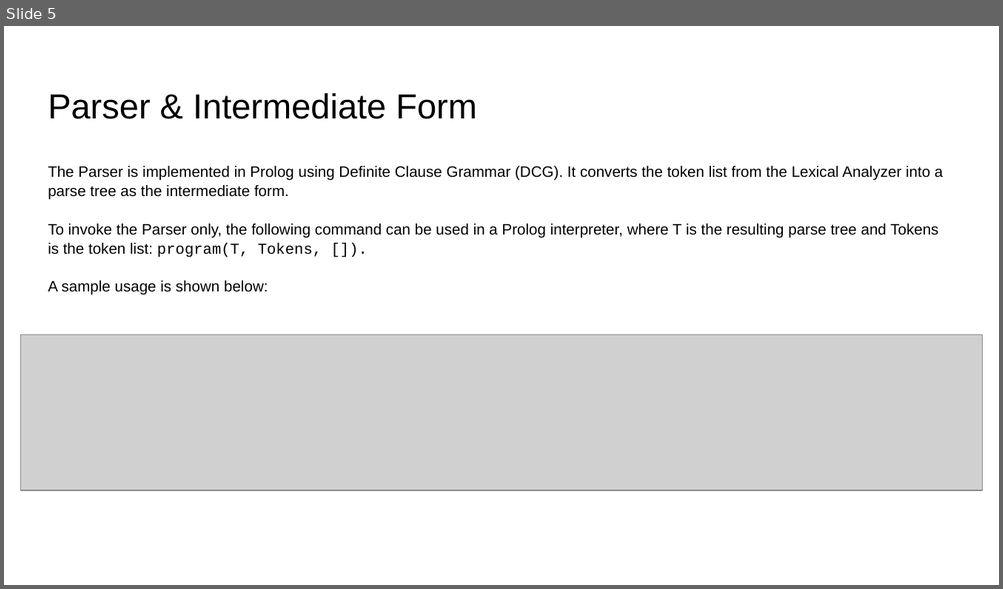
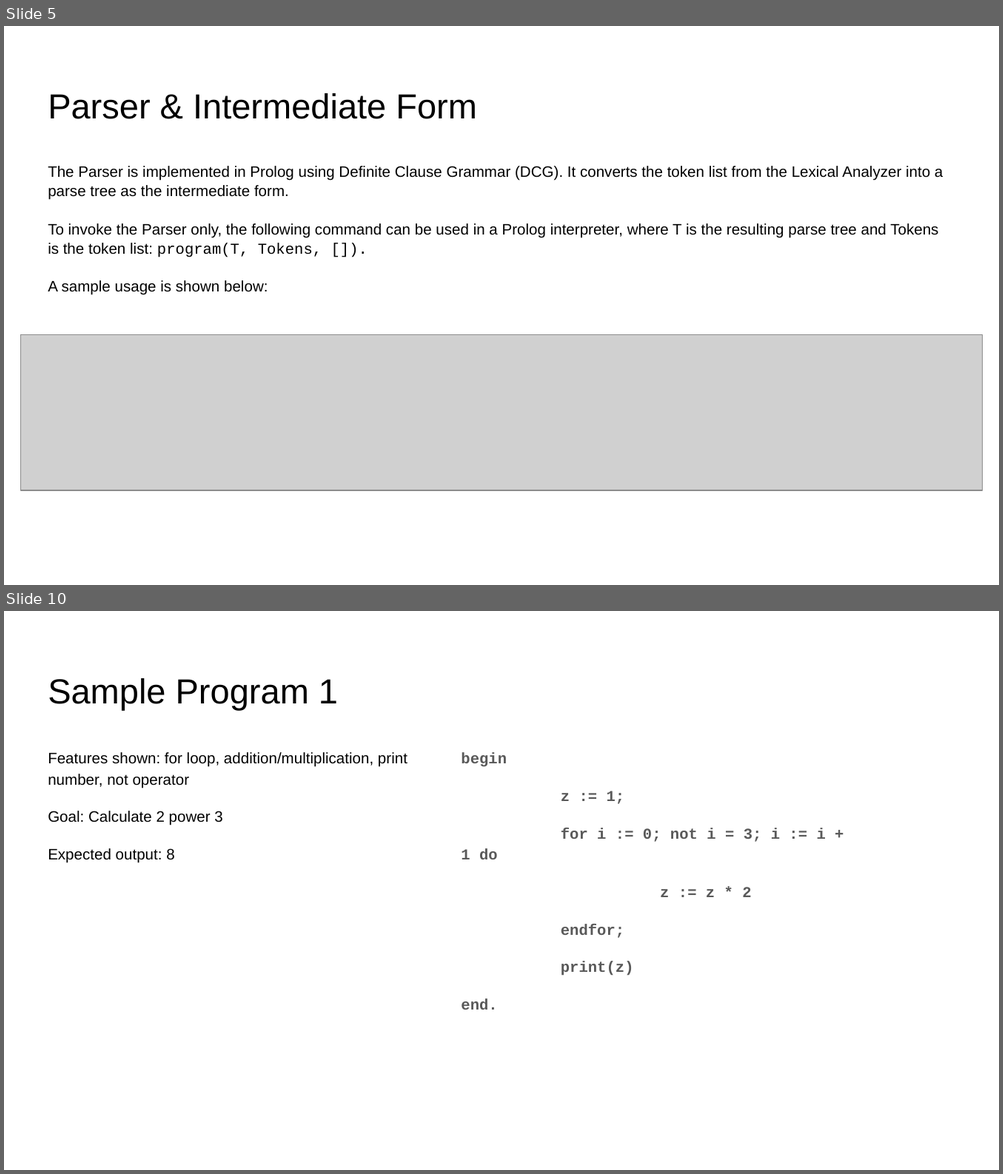
Before and after one commit to angelaczh/SER502-ScriptShark-Team13, a slide deck: doc/Documentation.pptx. Shown one above the other, each under a label of ours: slide 5 before the commit, slides 5 and 10 after it; the slides between them are not shown. The pictures are 1003x589 and 1003x1174 pixels, drawn with LibreOffice and Linux fonts; fonts in the diff are those of the drawing; grey boxes stand for pictures. Boxes give left, top, right and bottom in pixels: in the first picture for what was removed or moved away, otherwise in the second. Text is boxed around its words. In the diff, an @@ line names an element or a change of style, - is before the commit and + after.

```diff
--- a/doc/Documentation.pptx
+++ b/doc/Documentation.pptx
@@ slide 10 added at (4,611,999,1170), background #FFFFFF @@
@@ title added at (48,678,338,710), 25.2 pt, text #000000 @@
+Sample Program 1
@@ text added at (48,752,407,863), 11 pt, text #000000 @@
+Features shown: for loop, addition/multiplication, print number, not operator
+Goal: Calculate 2 power 3
+Expected output: 8
@@ text added at (461,753,825,1010), 11 pt, text #595959, bold @@
+begin
+z := 1;
+for i := 0; not i = 3; i := i + 1 do
+z := z * 2
+endfor;
+print(z)
+end.
```
Also in this commit, not shown: 1 slide changed, 8 other slides added, 3 slides removed.
